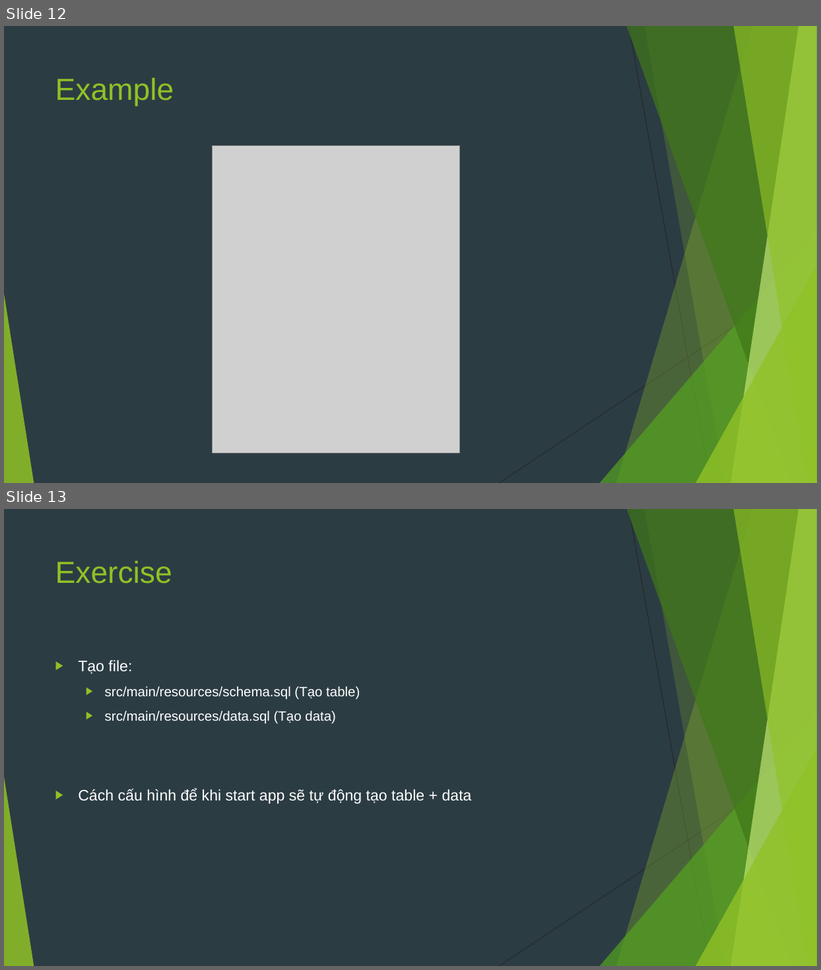
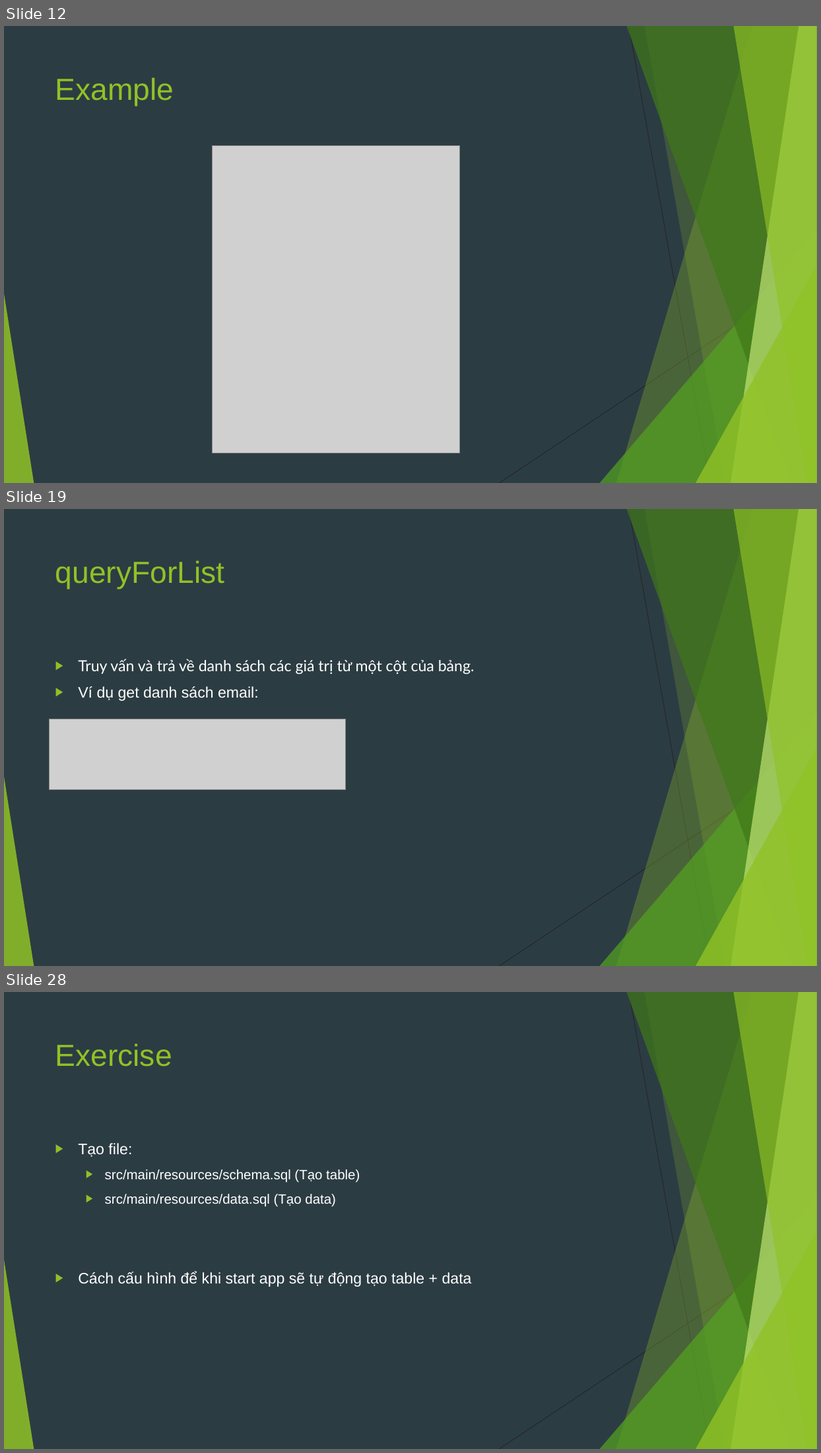
Before and after one commit to sobbingwind/SpringBoot, a slide deck: 05.JDBC.pptx. Shown one above the other, each under a label of ours: slides 12 and 13 before the commit, slides 12, 19 and 28 after it; the slides between them are not shown. The pictures are 821x970 and 821x1453 pixels, drawn with LibreOffice and Linux fonts; fonts in the diff are those of the drawing; grey boxes stand for pictures. Boxes give left, top, right and bottom in pixels: in the first picture for what was removed or moved away, otherwise in the second. Text is boxed around its words. In the diff, an @@ line names an element or a change of style, - is before the commit and + after.

```diff
--- a/05.JDBC.pptx
+++ b/05.JDBC.pptx
@@ slide 19 added at bbox=[4, 509, 817, 966], background #2C3C43; not listed: 10 template elements that a slide beside it also shows @@
@@ title added at bbox=[55, 560, 225, 590], 36 pt, text #90C226 @@
+queryForList
@@ text added at bbox=[78, 659, 475, 701], 18 pt, text #FFFFFF @@
+▶ Truy vấn và trả về danh sách các giá trị từ một cột của bảng.
+▶ Ví dụ get danh sách email:
@@ picture added at bbox=[49, 720, 346, 790] @@
@@ what was slide 13 is now slide 28 @@
```
Also in this commit, not shown: 1 slide changed, 14 other slides added.
